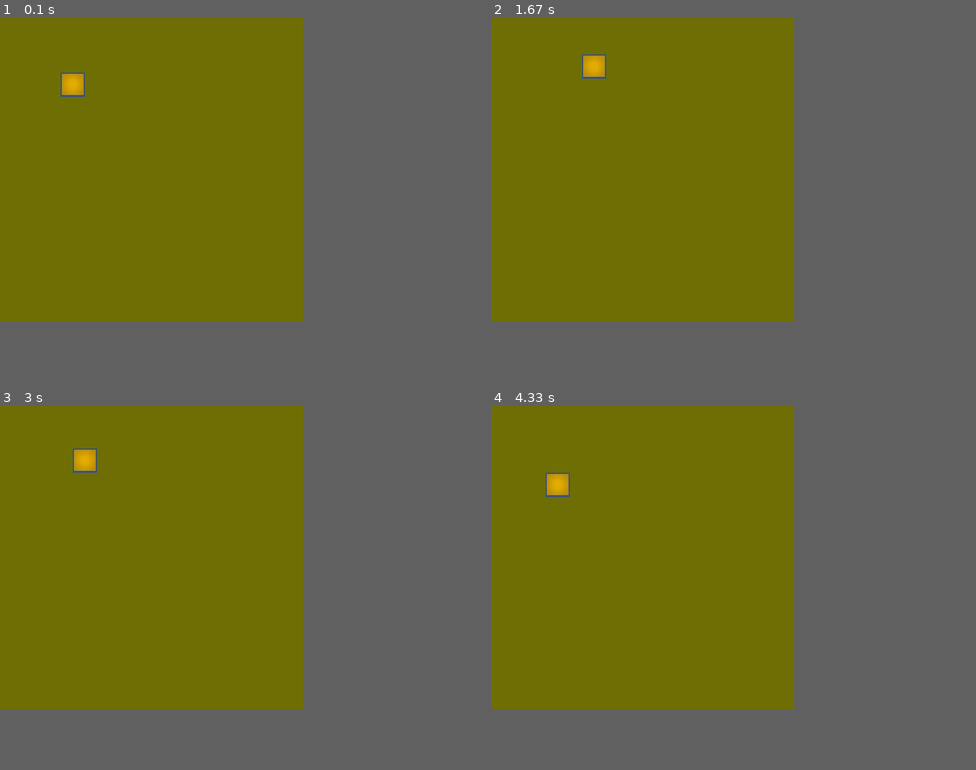
Above: before the commit, frames 1-4 (two rows, left to right).
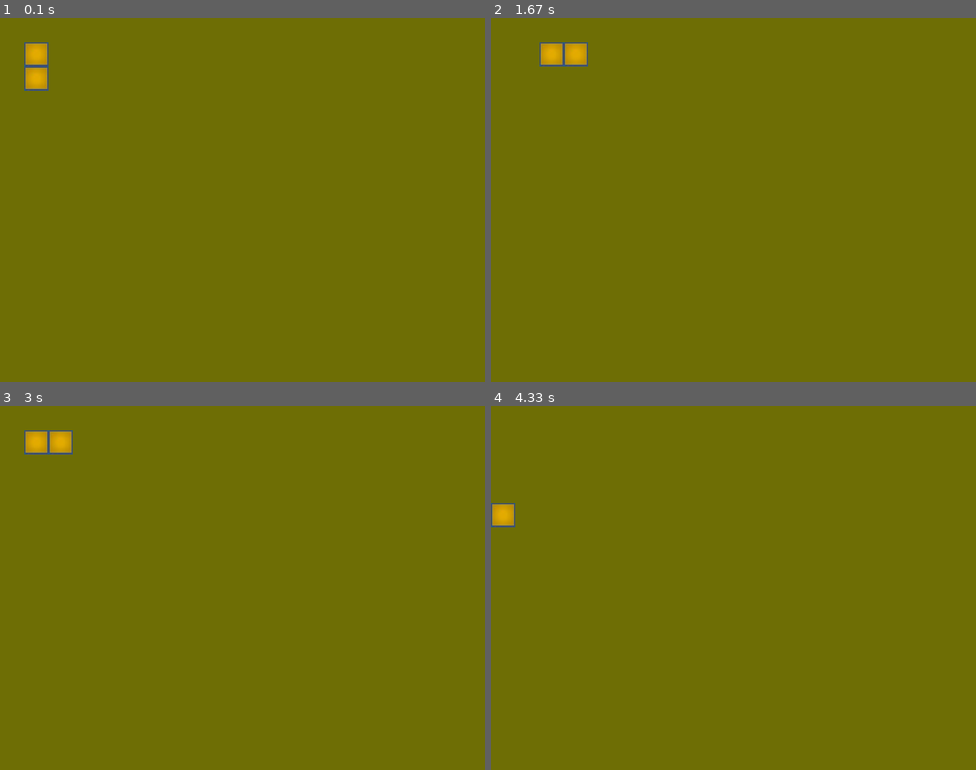
Above: after the commit, the same moments.

Repository: rangga-prangwedana/snake-pygame-fcc
Game: pygame game, started from main.py
Two runs of this game, one before a commit and one after it. Both use one fixed random seed, a clock stepped at 60 frames per second and the inputs below.
Inputs:
- Up to frame 1 (0.1 s): no input
- Up to frame 2 (1.67 s): hold Right 0.33-0.8 s; hold Up 0.83-1.28 s; hold Right from 1.32 s (still down)
- Up to frame 3 (3 s): release Right at 1.97 s; hold Left 2-2.75 s; hold Down from 2.78 s (still down)
- Up to frame 4 (4.33 s): release Down at 3.6 s; hold Left from 3.63 s (still down)
The window is 500x500 before the commit and 800x600 after it. Grey fills any space a smaller window leaves; there, only what the larger window draws over its background counts as a difference.

The runs differ from the first frame. In frame 1, 1.0% of the frame differs, in the area x 5-18%, y 6-22%; in frame 2, 0.9%; in frame 3, 1.0%; in frame 4, 0.7%.

Commit message:
Add length to snake

Diff:
--- a/main.py
+++ b/main.py
@@ -1,19 +1,24 @@
-from signal import SIG_DFL
 import pygame
 from pygame.locals import *
 import time
 
+SIZE = 40
+
 class Snake:
-        def __init__(self, parent_screen):
-            self.parent_screen = parent_screen
+        def __init__(self, surface, length):
+            self.parent_screen = surface
+            self.length = length
             self.block = pygame.image.load("resources/block.jpg").convert()
-            self.x = 100
-            self.y = 100
-            self.direction = 'up'
+            self.x = [SIZE]*length
+            self.y = [SIZE]*length
+            self.direction = 'down'
 
         def draw(self):
             self.parent_screen.fill((110, 110, 5))
-            self.parent_screen.blit(self.block, (self.x, self.y))
+
+            for i in range(self.length):
+                self.parent_screen.blit(self.block, (self.x[i], self.y[i]))
+
             pygame.display.flip()
 
         def move_left(self):
@@ -29,14 +34,18 @@
             self.direction = 'down'
 
         def walk(self):
+            for i in range(self.length - 1, 0, -1):
+                self.x[i] = self.x[i - 1]
+                self.y[i] = self.y[i - 1]
+
             if self.direction == 'left':
-                self.x -= 10
+                self.x[0] -= SIZE
             if self.direction == 'right':
-                self.x += 10
+                self.x[0] += SIZE
             if self.direction == 'up':
-                self.y -= 10
+                self.y[0] -= SIZE
             if self.direction == 'down':
-                self.y += 10
+                self.y[0] += SIZE
 
             self.draw()
 
@@ -44,9 +53,9 @@
 class Game:
         def __init__(self):
             pygame.init()
-            self.surface = pygame.display.set_mode((500,500))
+            self.surface = pygame.display.set_mode((800,600))
             self.surface.fill((110, 110, 5))
-            self.snake = Snake(self.surface)
+            self.snake = Snake(self.surface, 2)
             self.snake.draw()
 
         def run(self):
@@ -75,7 +84,7 @@
                         running = False
 
                 self.snake.walk()
-                time.sleep(0.2)
+                time.sleep(0.3)
 
 if __name__ == "__main__":
     game = Game()
